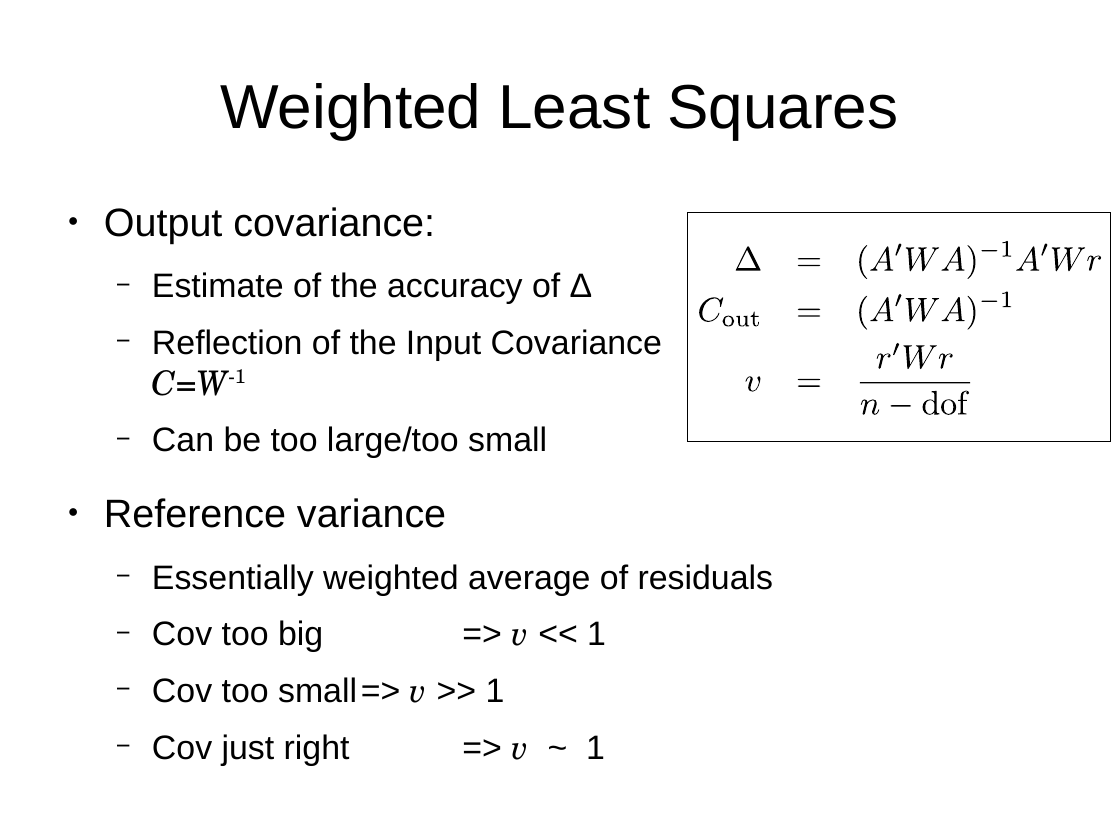
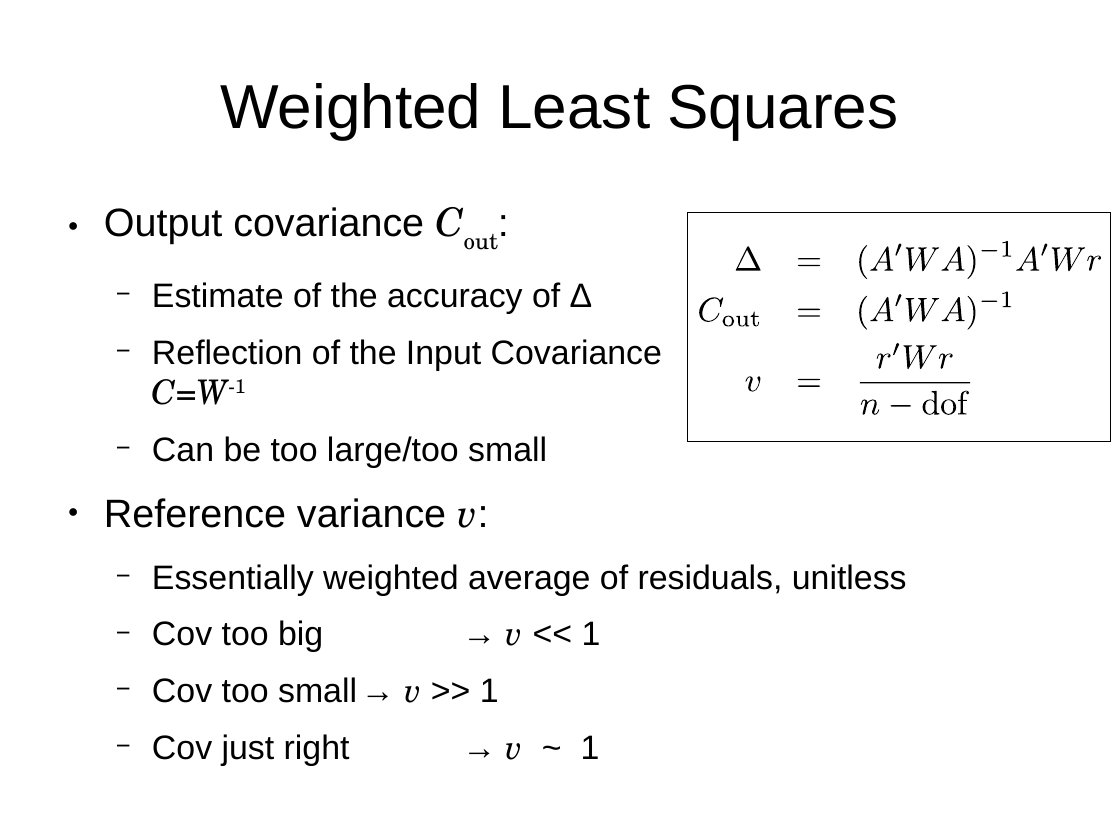
Before and after one commit to sethmerickel/Multi-Image-Geopositioning, a slide deck: slide 17 of papers/fresno2017.odp (slide 16 before the commit). Drawn at 1120x840 pixels with LibreOffice and Linux fonts; fonts in the diff are those of the drawing. Boxes give left, top, right and bottom in pixels: in the first picture for what was removed or moved away, otherwise in the second. Text is boxed around its words. In the diff, an @@ line names an element or a change of style, - is before the commit and + after.

```diff
--- a/papers/fresno2017.odp
+++ b/papers/fresno2017.odp
@@ text at [104, 207, 424, 243]: text changed @@
-● Output covariance:
+● Output covariance Cout:
@@ text at [104, 498, 907, 765]: text changed @@
-● Reference variance
-  − Essentially weighted average of residuals
-  − Cov too big => v << 1
-  − Cov too small => v >> 1
-  − Cov just right => v ~ 1
+● Reference variance v:
+  − Essentially weighted average of residuals, unitless
+  − Cov too big → v << 1
+  − Cov too small → v >> 1
+  − Cov just right → v ~ 1
```
Also in this commit, not shown: 26 other slides changed, 27 slides added, 9 slides removed, 2 other files.
